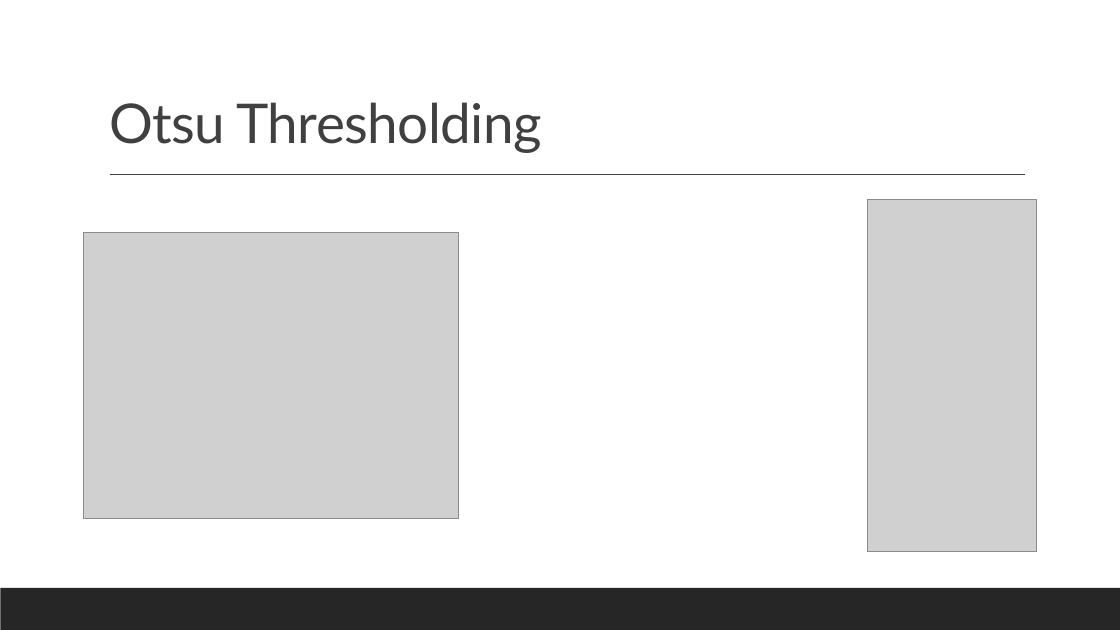
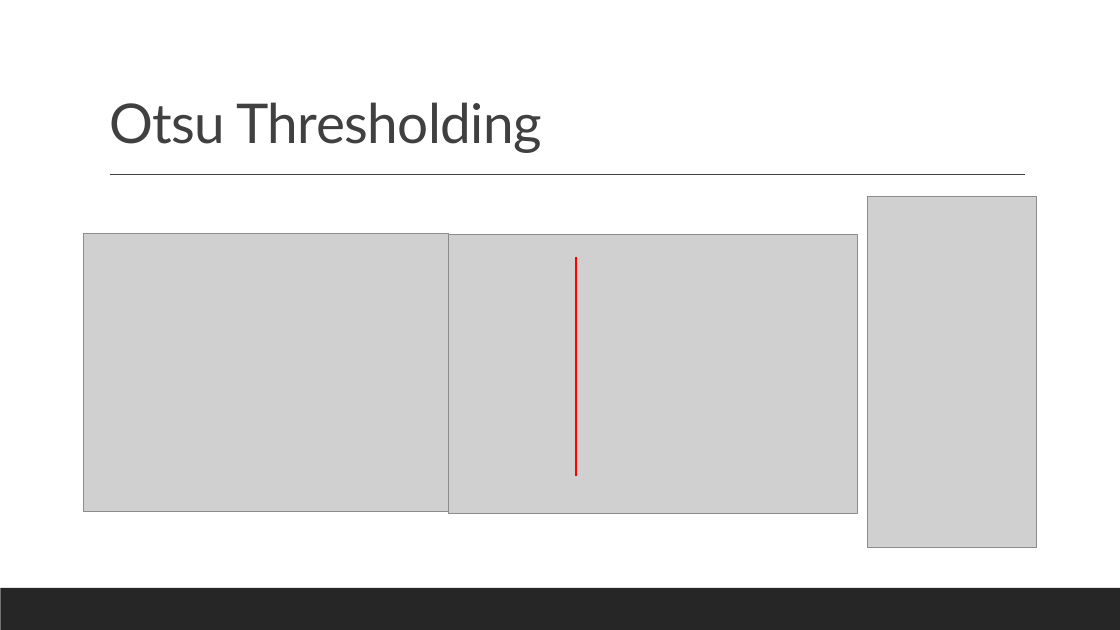
Before and after one commit to datascience-mobi-2022/2022-topic-01-team-04, a slide deck: slide 8 of presentation/layout(2).pptx. Drawn at 1120x630 pixels with LibreOffice and Linux fonts; fonts in the diff are those of the drawing; grey boxes stand for pictures. Boxes give left, top, right and bottom in pixels: in the first picture for what was removed or moved away, otherwise in the second. Text is boxed around its words. In the diff, an @@ line names an element or a change of style, - is before the commit and + after.

```diff
--- a/presentation/layout(2).pptx
+++ b/presentation/layout(2).pptx
@@ picture: place and size @@
-picture at [868, 200, 1038, 552]
+picture at [868, 196, 1038, 548]
@@ picture: place and size @@
-picture at [83, 233, 458, 518]
+picture at [83, 234, 449, 512]
@@ picture added at [449, 234, 858, 513] @@
@@ line added from (576, 257) to (576, 476), #FF0000 1.5 pt @@
```
Also in this commit, not shown: 1 other slide changed.
